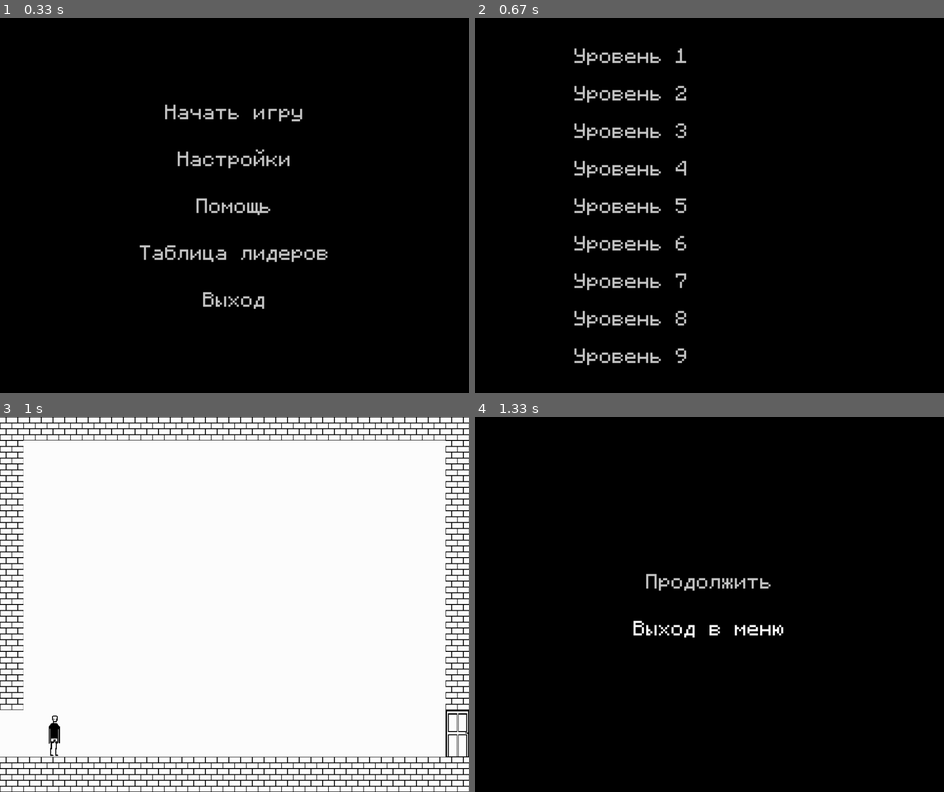
Above: before the commit, frames 1-4 (two rows, left to right).
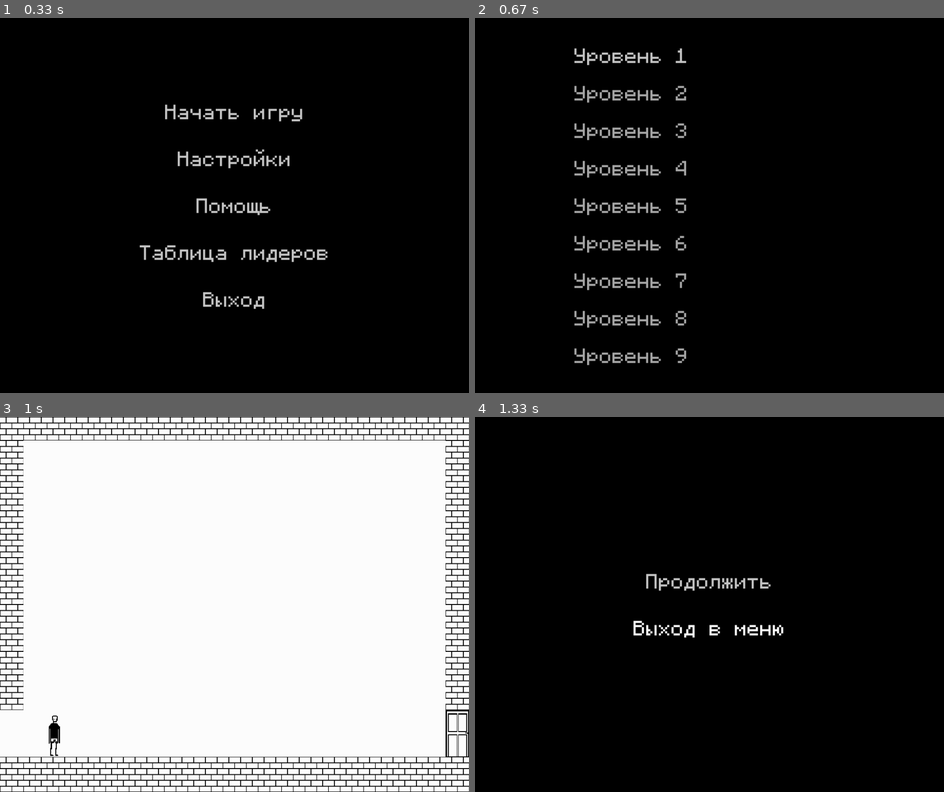
Above: after the commit, the same moments.

Repository: remalQ/pygame-project
Game: pygame game, started from Main.py
The game is run twice, just before and just after one commit, with the same random seed, the same clock (stepped at 60 frames per second) and the same inputs.
Inputs (mouse positions are in pixels of both pictures, inside the frame that each line leads up to):
- Up to frame 1 (0.33 s): no input
- Up to frame 2 (0.67 s): click "Начать игру" at 0.38 s
- Up to frame 3 (1 s): click "Уровень 1" at 0.72 s
- Up to frame 4 (1.33 s): hold Esc from 1 s (still down); hold D from 1 s (still down); move the mouse to (709, 630) at 1.03 s

Frame 1 is identical in both runs. In frame 2, 1.6% of the frame differs, in the area x 21-45%, y 18-93%; in frame 3, nothing differs; in frame 4, nothing differs.

Commit message:
blocking unavailable levels

Diff:
--- a/Game.py
+++ b/Game.py
@@ -32,16 +32,13 @@
         self.door_group = pygame.sprite.Group()
         self.coin_group = pygame.sprite.Group()
 
-        # Получаем список всех файлов уровней
         level_files = [f for f in os.listdir('Maps') if f.endswith('.pkl')]
 
-        # Безопасная сортировка по номеру уровня
         def extract_level_number(filename):
             try:
-                # Удаляем расширение и префикс 'level', затем преобразуем в число
                 return int(filename.split('.')[0].replace('level', ''))
             except ValueError:
-                return 0  # Для файлов с некорректными именами
+                return 0
 
         level_files.sort(key=extract_level_number)
         self.total_levels = len(level_files)
@@ -58,22 +55,18 @@
         self.current_time = 0
         self.settings_menu = SettingsMenu()
         self.help_menu = HelpMenu()
+        self.level_menu = LevelMenu(self.total_levels)  # Добавляем для доступа к unlock_next_level
 
     def reset_level(self, level):
-        """Сбрасывает уровень и позицию игрока"""
         self.load_level(level)
         self.player.reset(100, HEIGHT - 130)
-        self.player.coins_collected = 0  # Сброс счётчика монет
+        self.player.coins_collected = 0
         self.game_over = 0
         self.start_time = pygame.time.get_ticks()
 
-    ## \brief Загрузка уровня
-    #
-    # Загружает данные уровня из файла.
-    # @param level Номер загружаемого уровня.
     def load_level(self, level):
         self.player = Player(100, HEIGHT - 130)
-        level_path = f'Maps/level{level}.pkl'  # Исправлено для соответствия именам файлов
+        level_path = f'Maps/level{level}.pkl'
         self.door_group = Group()
         self.coin_group = Group()
 
@@ -81,23 +74,15 @@
             try:
                 with open(level_path, 'rb') as pickle_in:
                     self.world_data = pickle.load(pickle_in)
-
                 if not isinstance(self.world_data, list):
                     raise ValueError("Ошибка: загруженные данные уровня не являются списком!")
-
-                # Создаем мир
                 self.world = World(self.world_data, self.door_group, self.coin_group, self.player)
-
             except Exception:
                 self.world_data = []
                 self.world = World(self.world_data, self.door_group, self.coin_group, self.player)
-
         else:
             pass
 
-    ## \brief Главное меню
-    #
-    # Отображает главное меню с возможностью начать игру или выйти.
     def show_main_menu(self):
         menu_active = True
         start_button = Button("Начать игру", WIDTH // 2, HEIGHT // 2 - 200, GRAY, WHITE)
@@ -120,35 +105,30 @@
                     sys.exit()
                 if event.type == pygame.MOUSEBUTTONDOWN:
                     if start_button.is_clicked(pygame.mouse.get_pos()):
-                        level_menu = LevelMenu(self.total_levels)
-                        selected_level = level_menu.show(self.screen)
+                        selected_level = self.level_menu.show(self.screen)
                         if selected_level:
                             self.level = selected_level
                             self.reset_level(self.level)
-                            self.start_time = pygame.time.get_ticks()  # Запуск таймера
-                            pygame.event.clear()  # Очищаем очередь событий
+                            self.start_time = pygame.time.get_ticks()
+                            pygame.event.clear()
                             menu_active = False
                             return
-
                     if leaderboard_button.is_clicked(pygame.mouse.get_pos()):
                         leaderboard_menu = LeaderboardMenu(self.records_db)
                         leaderboard_menu.show(self.screen)
-
                     if settings_button.is_clicked(pygame.mouse.get_pos()):
                         self.settings_menu.show(self.screen)
-
                     if help_button.is_clicked(pygame.mouse.get_pos()):
                         self.help_menu.show(self.screen)
-
                     if exit_button.is_clicked(pygame.mouse.get_pos()):
                         pygame.quit()
                         sys.exit()
 
             pygame.display.flip()
 
-    ## \brief Меню паузы
-    #
-    # Отображает меню паузы с возможностью продолжить игру или выйти в главное меню.
+
+
+
     def show_pause_menu(self):
         pause_active = True
         continue_button = Button("Продолжить", WIDTH // 2, HEIGHT // 2 - 50, GRAY, WHITE)
@@ -172,9 +152,7 @@
 
             pygame.display.flip()
 
-    ## \brief Экран завершения игры
-    #
-    # Отображает экран завершения игры, если все уровни пройдены.
+
     def show_game_completed_screen(self):
         completed_active = True
         main_menu_button = Button("Выход в меню", WIDTH // 2, HEIGHT // 2, GRAY, WHITE)
@@ -197,15 +175,14 @@
 
             pygame.display.flip()
 
+
     def check_and_save_record(self):
-        if self.game_over == 1:  # Если уровень пройден
+        if self.game_over == 1:
             completion_time = self.current_time
-            player_name = "Player"  # Можно запросить имя игрока или использовать сохраненное
+            player_name = "Player"
             self.records_db.add_record(player_name, completion_time, self.level)
 
-    ## \brief Основной цикл игры
-    #
-    # Запускает игровой процесс, обрабатывает события и обновляет экран.
+
     def run(self):
         self.show_main_menu()
         running = True
@@ -215,7 +192,7 @@
             self.screen.fill((255, 255, 255))
 
             if self.game_over == 0:
-                self.current_time = (pygame.time.get_ticks() - self.start_time) / 1000  # В секундах
+                self.current_time = (pygame.time.get_ticks() - self.start_time) / 1000
 
             self.world.draw(self.screen)
 
@@ -227,6 +204,7 @@
 
             if self.game_over == 1:
                 self.check_and_save_record()
+                self.level_menu.unlock_next_level(self.level)  # Разблокируем следующий уровень
                 if self.level < self.total_levels:
                     self.level += 1
                     self.reset_level(self.level)
--- a/Menus/Level_Menu.py
+++ b/Menus/Level_Menu.py
@@ -1,16 +1,21 @@
 import sys
 import os
 import pickle
+import pygame
 from Button import *
-from World import World  # Убедись, что World загружается корректно
+from World import World
 from Create_Maps import TILE_SIZE
-
+from Const_Values import *
 
 class LevelMenu:
     def __init__(self, total_levels):
         self.buttons = []
         self.total_levels = total_levels
         self.preview_cache = {}
+        self.unlocked_levels = 1  # Сбрасываем прогресс до первого уровня при создании объекта
+
+    def is_level_unlocked(self, level):
+        return level <= self.unlocked_levels
 
     def generate_real_preview(self, world_data, scale=0.4):
         level_width = len(world_data[0]) * TILE_SIZE
@@ -18,22 +23,25 @@
         preview_surface = pygame.Surface((level_width, level_height))
 
         dummy_player = pygame.sprite.Sprite()
-        dummy_player.rect = pygame.Rect(0, 0, TILE_SIZE, TILE_SIZE)  # просто для MovingPlatform
+        dummy_player.rect = pygame.Rect(0, 0, TILE_SIZE, TILE_SIZE)
 
-        dummy_group = pygame.sprite.Group()  # Заглушки
+        dummy_group = pygame.sprite.Group()
         world = World(world_data, dummy_group, dummy_group, dummy_player)
         world.draw(preview_surface)
 
-        # Масштабируем
         scaled_size = (int(level_width * scale), int(level_height * scale))
         return pygame.transform.scale(preview_surface, scaled_size)
 
     def show(self, screen):
         menu_active = True
         self.buttons = []
+        self.preview_cache = {}  # Очищаем кэш при каждом открытии меню
 
         for i in range(1, self.total_levels + 1):
-            button = Button(f"Уровень {i}", WIDTH // 3, HEIGHT // (self.total_levels + 1) * i, GRAY, WHITE)
+            if i <= self.unlocked_levels:
+                button = Button(f"Уровень {i}", WIDTH // 3, HEIGHT // (self.total_levels + 1) * i, GRAY, WHITE)
+            else:
+                button = Button(f"Уровень {i}", WIDTH // 3, HEIGHT // (self.total_levels + 1) * i, DARK_GRAY, DARK_GRAY)
             self.buttons.append(button)
 
         hovered_button = None
@@ -44,11 +52,10 @@
             hovered_button = None
 
             for i, button in enumerate(self.buttons):
-                if button.rect.collidepoint(mouse_pos):
+                if button.rect.collidepoint(mouse_pos) and (i + 1) <= self.unlocked_levels:
                     hovered_button = i + 1
                 button.draw(screen)
 
-            # Показываем превью уровня
             if hovered_button:
                 if hovered_button not in self.preview_cache:
                     level_path = f"Maps/level{hovered_button}.pkl"
@@ -60,7 +67,7 @@
                                     preview = self.generate_real_preview(data)
                                     self.preview_cache[hovered_button] = preview
                         except Exception as e:
-                            print(f"Ошибка при загрузке уровня {hovered_button}:", e)
+                            print(f"Ошибка при загрузке уровня {hovered_button}: {e}")
                             self.preview_cache[hovered_button] = None
 
                 preview = self.preview_cache.get(hovered_button)
@@ -69,18 +76,21 @@
                     preview_y = HEIGHT // 4
                     screen.blit(preview, (preview_x, preview_y))
 
-                    # Обводка
                     preview_rect = pygame.Rect(preview_x, preview_y, preview.get_width(), preview.get_height())
-                    pygame.draw.rect(screen, WHITE, preview_rect, 3)  # Толщина обводки — 3 пикселя
+                    pygame.draw.rect(screen, WHITE, preview_rect, 3)
 
-            # Обработка событий
             for event in pygame.event.get():
                 if event.type == pygame.QUIT:
                     pygame.quit()
                     sys.exit()
                 if event.type == pygame.MOUSEBUTTONDOWN:
                     for i, button in enumerate(self.buttons):
-                        if button.is_clicked(mouse_pos):
+                        if button.is_clicked(mouse_pos) and (i + 1) <= self.unlocked_levels:
                             return i + 1
 
             pygame.display.flip()
+
+    def unlock_next_level(self, completed_level):
+        if completed_level >= 1 and completed_level == self.unlocked_levels and completed_level < self.total_levels:
+            self.unlocked_levels += 1
+            print(f"Уровень {self.unlocked_levels} разблокирован")
Binary file changed: game_records.db
